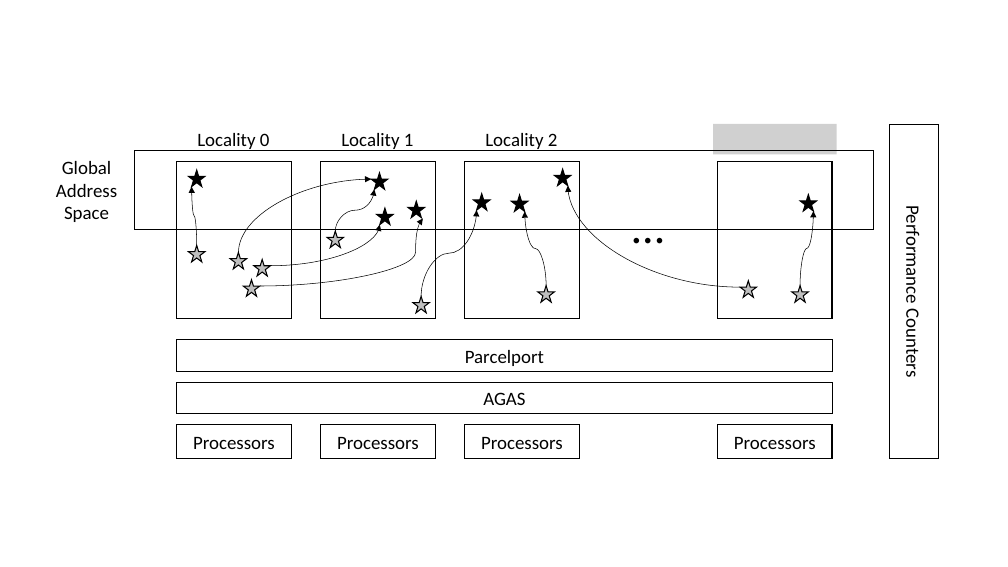
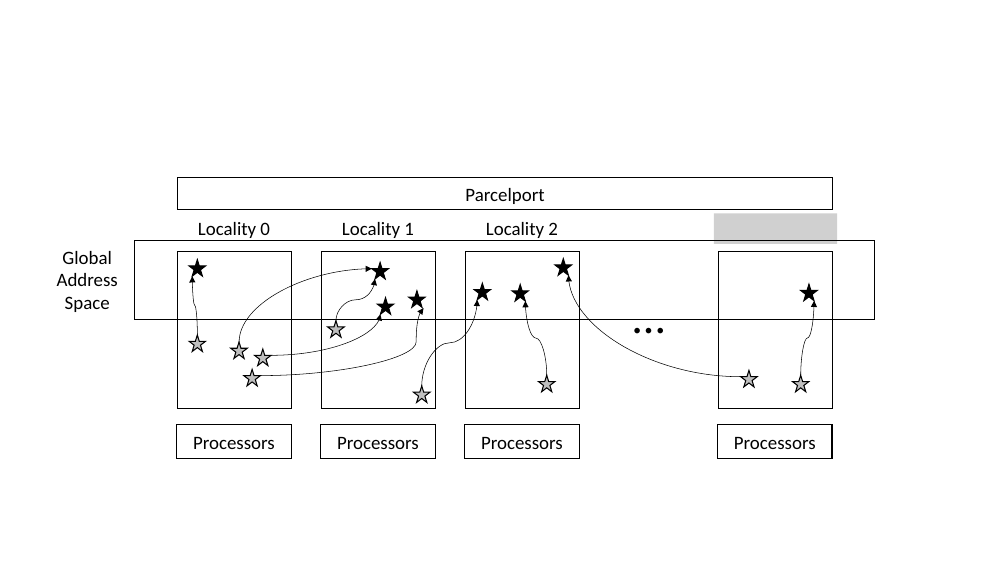
Before and after one commit to parsa/PAW-ATM-2018, a slide deck: slide 1 of illustrations/agas_struct.pptx. Drawn at 1008x567 pixels with LibreOffice and Linux fonts; fonts in the diff are those of the drawing; grey boxes stand for pictures. Boxes give left, top, right and bottom in pixels: in the first picture for what was removed or moved away, otherwise in the second. Text is boxed around its words. In the diff, an @@ line names an element or a change of style, - is before the commit and + after.

```diff
--- a/illustrations/agas_struct.pptx
+++ b/illustrations/agas_struct.pptx
@@ picture removed at box(713, 124, 836, 154) @@
@@ rectangle removed at box(889, 124, 938, 459) @@
-Performance Counters
@@ rectangle "Parcelport": place and size @@
-rectangle "Parcelport" at box(177, 340, 833, 372)
+rectangle "Parcelport" at box(178, 178, 833, 209)
@@ picture added at box(714, 213, 837, 243) @@
@@ 17 stars, 9 curved arrows, 5 texts, 5 rectangles: place and size @@
-17 stars, 9 curved arrows, 5 texts, 5 rectangles at box(56, 133, 873, 319)
+17 stars, 9 curved arrows, 5 texts, 5 rectangles at box(57, 222, 874, 408)
@@ rectangle removed at box(177, 383, 833, 414) @@
-AGAS
```
Also in this commit, not shown: 23 other files.
